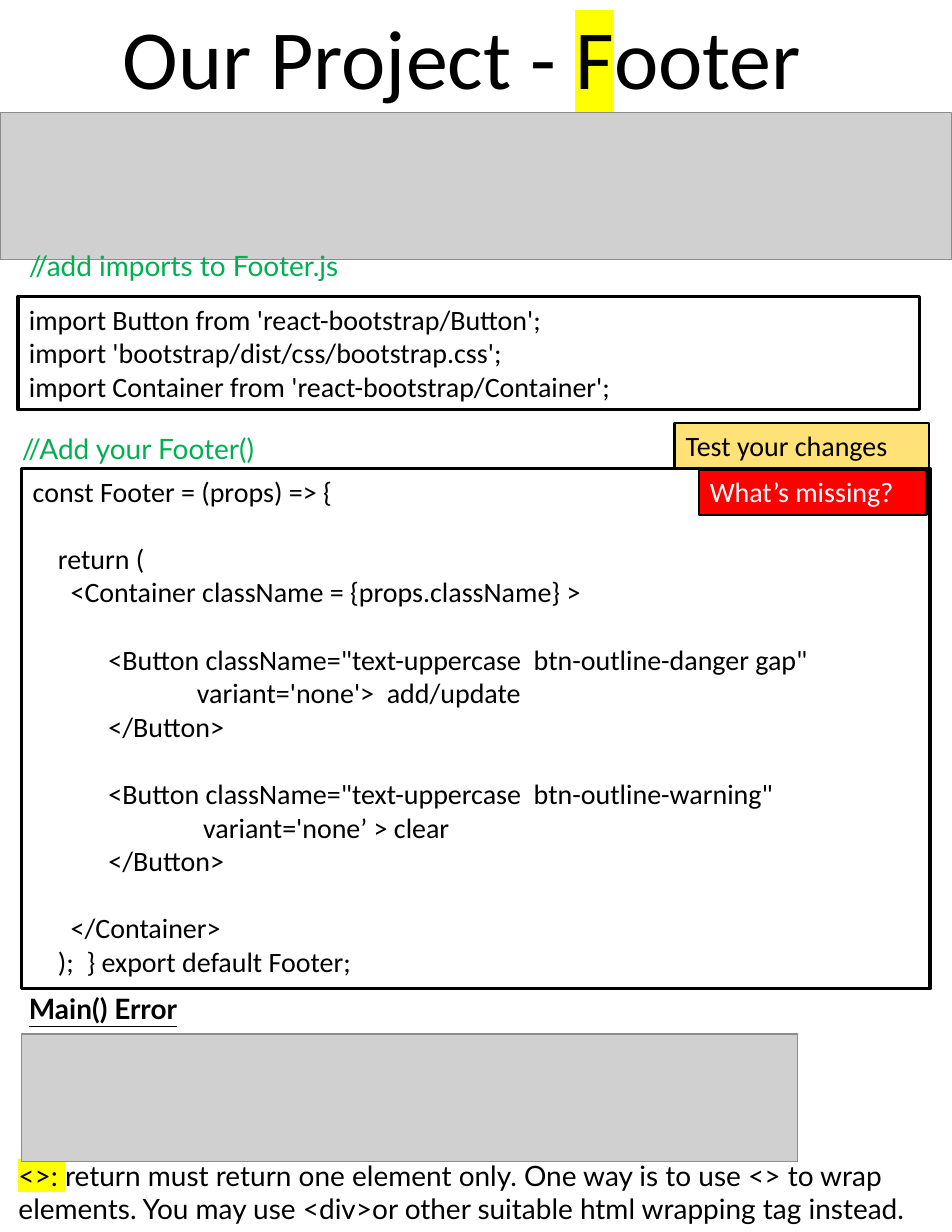
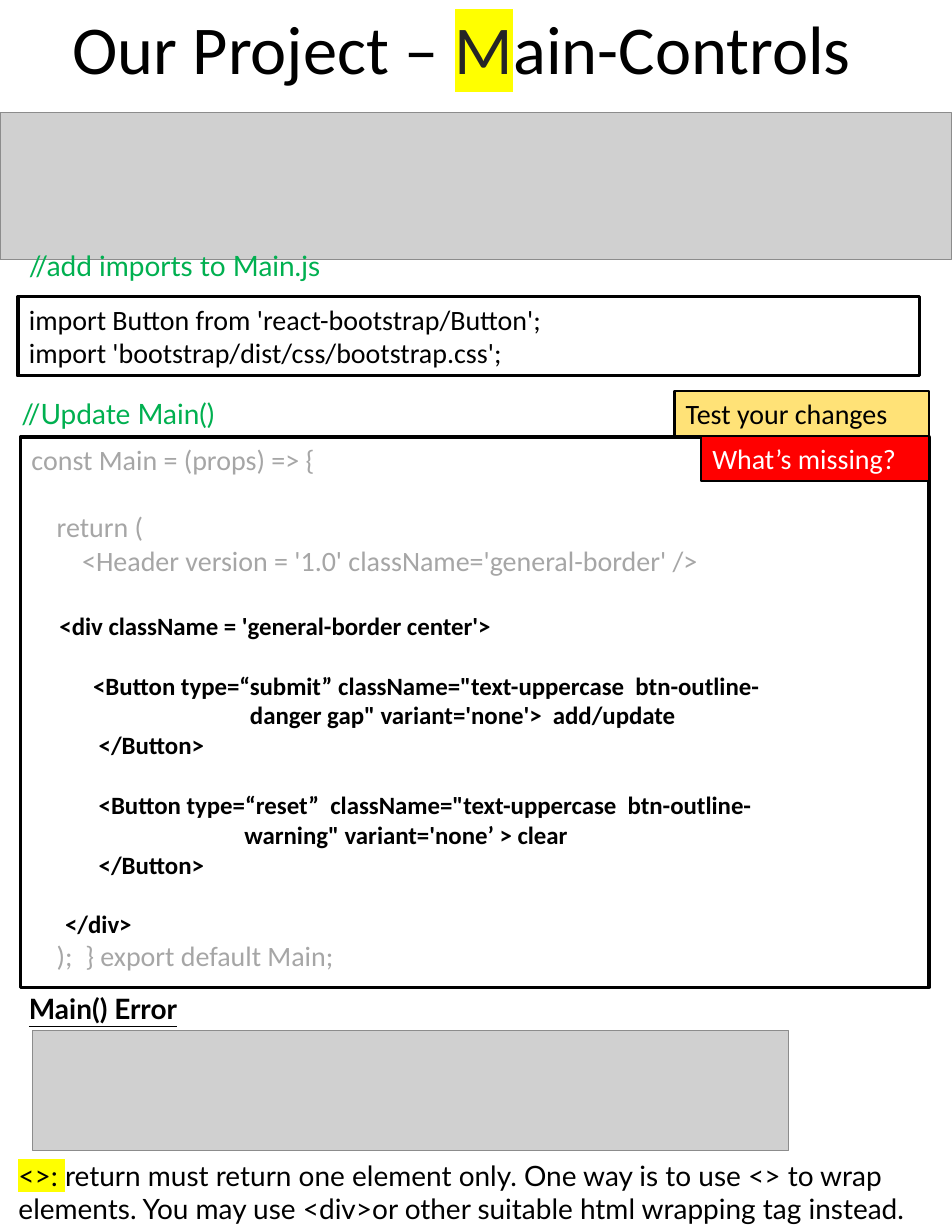
Before and after one commit to scorpion0511/mytracker, a slide deck: slide 28 of doc/React.pptx. Drawn at 952x1232 pixels with LibreOffice and Linux fonts; fonts in the diff are those of the drawing; grey boxes stand for pictures. Boxes give left, top, right and bottom in pixels: in the first picture for what was removed or moved away, otherwise in the second. Text is boxed around its words. In the diff, an @@ line names an element or a change of style, - is before the commit and + after.

```diff
--- a/doc/React.pptx
+++ b/doc/React.pptx
@@ text at [72,17,851,90]: text changed; size 54 to 44 pt @@
-Our Project - Footer
+Our Project – Main-Controls
@@ text at [29,255,320,282]: text changed @@
-//add imports to Footer.js
+//add imports to Main.js
@@ rectangle "import Button from 'react-bootstrap/Button';": place and size @@
-rectangle "import Button from 'react-bootstrap/Button';" at [18,297,920,410]
+rectangle "import Button from 'react-bootstrap/Button';" at [18,297,920,376]
@@ text in rectangle at [29,377,609,402]: paragraph removed @@
-import Container from 'react-bootstrap/Container';
@@ text at [21,402,215,429]: text changed @@
-//Add your Footer()
+//Update Main()
@@ rectangle "Test your changes": place and size @@
-rectangle "Test your changes" at [674,423,928,468]
+rectangle "Test your changes" at [674,391,928,436]
@@ rectangle "const Main = (props) => ...": place and size @@
-rectangle "const Main = (props) => ..." at [21,468,930,988]
+rectangle "const Main = (props) => ..." at [20,437,928,987]
@@ rectangle "What’s missing?": place and size @@
-rectangle "What’s missing?" at [699,469,926,514]
+rectangle "What’s missing?" at [701,436,928,480]
@@ text in rectangle at [31,450,265,475]: text changed; text colour #000000 to #A6A6A6 @@
-const Footer = (props) => {
+const Main = (props) => {
@@ text in rectangle at [57,519,204,875]: text colour #000000 to #A6A6A6 in "return ("; size 18 to 16 pt, bold on in "</Button>", "</Button>" @@
@@ text in rectangle at [59,552,758,729]: text changed; size 18 to 16 pt; bold on @@
-<Container className = {props.className} >
-<Button className="text-uppercase btn-outline-danger gap"
-variant='none'> add/update
+<Header version = '1.0' className='general-border' />
+<div className = 'general-border center'>
+<Button type=“submit” className="text-uppercase btn-outline-
+danger gap" variant='none'> add/update
@@ text in rectangle at [99,796,751,849]: text changed; size 18 to 16 pt; bold on @@
-<Button className="text-uppercase btn-outline-warning"
-variant='none’ > clear
+<Button type=“reset” className="text-uppercase btn-outline-
+warning" variant='none’ > clear
@@ text in rectangle at [65,915,333,971]: text changed; text colour #000000 to #A6A6A6 @@
-</Container>
-); } export default Footer;
+</div>
+); } export default Main;
@@ picture: place and size @@
-picture at [21,1034,797,1161]
+picture at [32,1030,788,1150]
```
Also in this commit, not shown: 13 other slides changed, 18 slides added, 2 slides removed.
